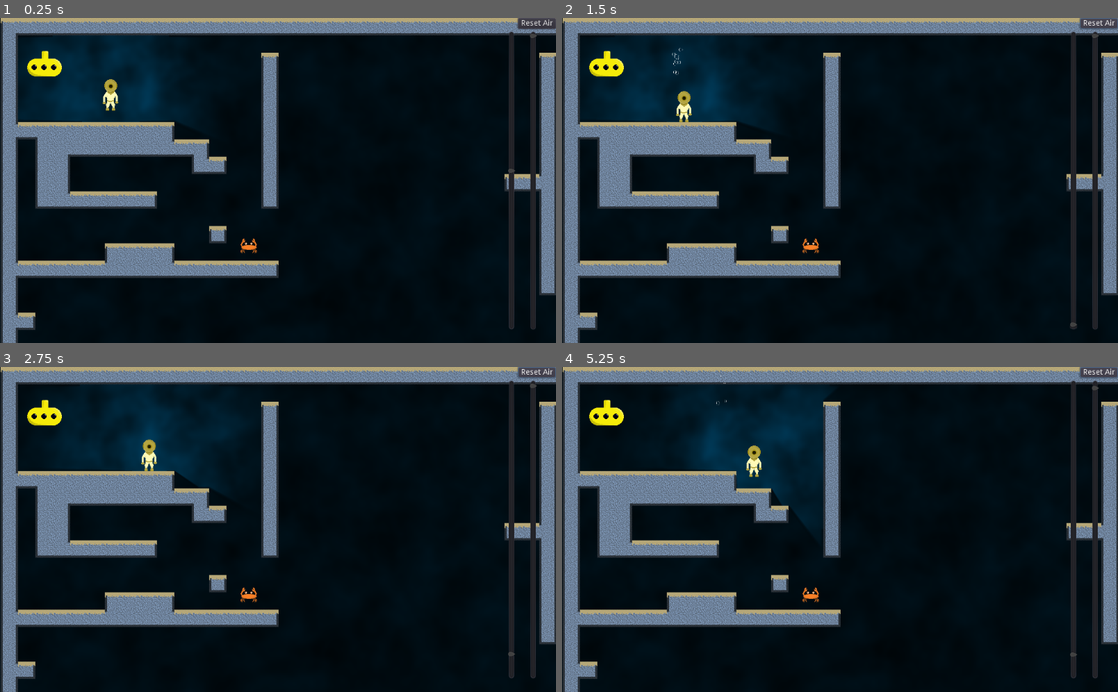
Above: before the commit, frames 1-4 (two rows, left to right).
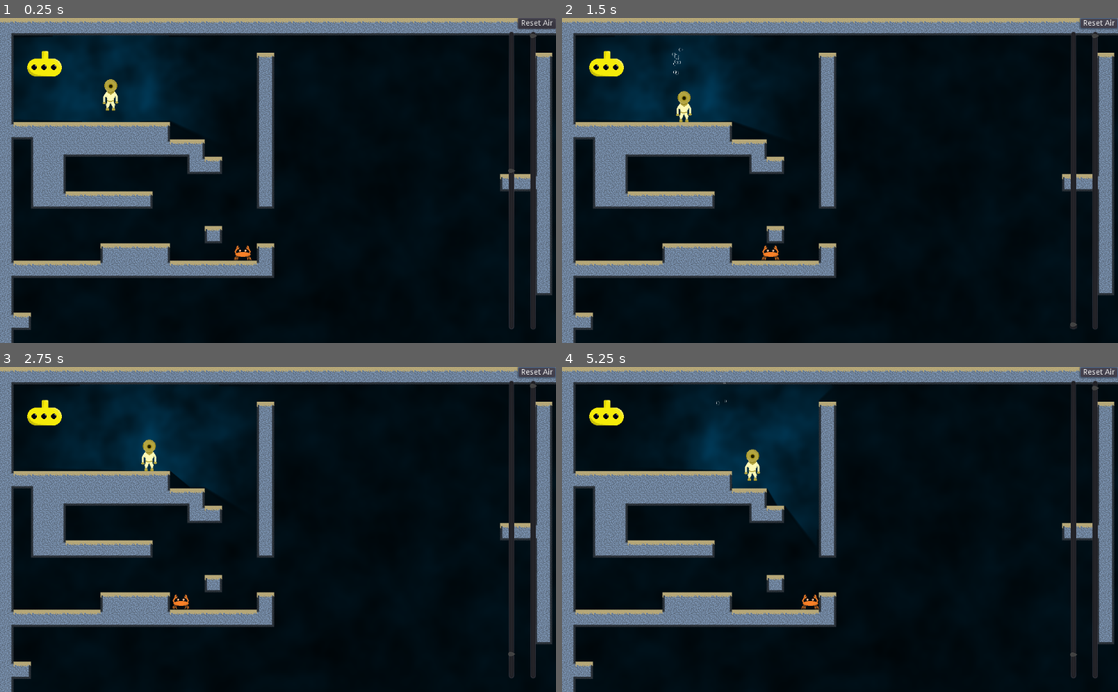
Above: after the commit, the same moments.

Repository: bengosney/diver
Game: Godot game, scene res://Main.tscn
Same seed, same stepped clock (60 frames per second), same inputs: the game is played once before the commit and once after it.
Inputs:
- Up to frame 1 (0.25 s): no input
- Up to frame 2 (1.5 s): hold Right (walk_right) 0.53-1.25 s; hold Down (buoyancy_dec) 0.53-1.25 s; click "Reset Air" at 1.25 s
- Up to frame 3 (2.75 s): hold Right (walk_right) from 2.03 s (still down); tap Up (buoyancy_inc) at 2.1 s
- Up to frame 4 (5.25 s): release Right (walk_right) at 2.78 s; hold Left (walk_left) 2.78-3.53 s; hold Down (buoyancy_dec) 2.78-3.53 s; hold Right (walk_right) 3.53-5.03 s; tap Up (buoyancy_inc) at 3.6, 5.1 s; hold Down (buoyancy_dec) 4.28-5.03 s; hold Left (walk_left) from 5.03 s (still down)

The runs differ from the first frame. In frame 1, 10% of the frame differs, in the area x 0-100%, y 0-100%; in frame 2, 10%; in frame 3, 10%; in frame 4, 10%.

Commit message:
The crab scuttles

Diff:
--- /dev/null
+++ b/Crab/Crab.gd
@@ -0,0 +1,52 @@
+extends KinematicBody2D
+
+export(int) var gravity = 800
+export(int) var buoyancy = 0
+export(int) var speed = 50
+export(float, 0, 1.0) var acceleration = 0.25
+export(float, 0, 1.0) var friction = 0.01
+
+var velocity = Vector2.ZERO
+var direction = "LEFT"
+
+
+# Called when the node enters the scene tree for the first time.
+func _ready():
+	pass  # Replace with function body.
+
+
+# Called every frame. 'delta' is the elapsed time since the previous frame.
+#func _process(delta):
+#	pass
+
+
+func turn_around():
+	if direction == "LEFT":
+		direction = "RIGHT"
+	else:
+		direction = "LEFT"
+
+
+func walk():
+	if not is_on_floor():
+		return
+
+	if is_on_wall():
+		turn_around()
+
+	var dir = 0
+	if direction == "LEFT":
+		dir -= 1
+	if direction == "RIGHT":
+		dir += 1
+
+	if dir != 0:
+		velocity.x = lerp(velocity.x, dir * speed, acceleration)
+	else:
+		velocity.x = lerp(velocity.x, 0, friction)
+
+
+func _physics_process(delta):
+	walk()
+	velocity.y += (gravity - buoyancy) * delta
+	velocity = move_and_slide(velocity, Vector2.UP)
--- a/Crab/Crab.tscn
+++ b/Crab/Crab.tscn
@@ -1,13 +1,15 @@
-[gd_scene load_steps=5 format=2]
+[gd_scene load_steps=7 format=2]
 
-[ext_resource path="res://assets/crab/crab.png" type="Texture" id=1]
+[ext_resource path="res://assets/crab/crab_2.png" type="Texture" id=1]
+[ext_resource path="res://Crab/Crab.gd" type="Script" id=2]
+[ext_resource path="res://assets/crab/crab_1.png" type="Texture" id=3]
 
 [sub_resource type="SpriteFrames" id=1]
 animations = [ {
-"frames": [ ExtResource( 1 ) ],
+"frames": [ ExtResource( 3 ), ExtResource( 1 ) ],
 "loop": true,
 "name": "default",
-"speed": 5.0
+"speed": 10.0
 } ]
 
 [sub_resource type="CapsuleShape2D" id=2]
@@ -20,9 +22,12 @@
 
 [node name="Crab" type="KinematicBody2D"]
 scale = Vector2( 0.5, 0.5 )
+script = ExtResource( 2 )
 
 [node name="AnimatedSprite" type="AnimatedSprite" parent="."]
 frames = SubResource( 1 )
+frame = 1
+playing = true
 
 [node name="CollisionShape2D" type="CollisionShape2D" parent="."]
 position = Vector2( 0, 12 )
--- a/MainLevel/MainLevel.tscn
+++ b/MainLevel/MainLevel.tscn
@@ -20,11 +20,11 @@
 script = ExtResource( 2 )
 
 [node name="MainLevel" type="TileMap" parent="."]
-position = Vector2( 1, 0 )
+position = Vector2( -7, 0 )
 tile_set = ExtResource( 1 )
 cell_size = Vector2( 32, 32 )
 format = 1
-tile_data = PoolIntArray( -131072, 1, 196612, -131071, 1, 26 …(2241 unchanged characters)… 20904, 1, 65536, 720905, 1, 196609, 720927, 1, 2, 720943, 1, 2, 786432, 1, 131077, 786433, 1, 262145, 786434, 1, 262145, 786435, 1, 262145, 786436, 1, 262145, 786437, 1, 262145, 786438, 1, 3, 786439, 1, 262144, 786440, 1, 262144, 786441, 1, 65539, 786442, 1, 262145, 786443, 1, 262145, 786444, 1, 262145, 786445, 1, 262145, 786446, 1, 262145, 786447, 1, 262148, 786463, 1, 2, 786479, 1, 2, 851968, 1, …(1221 unchanged characters)…
+tile_data = PoolIntArray( -131072, 1, 196612, -131071, 1, 26 …(2241 unchanged characters)… 20904, 1, 65536, 720905, 1, 196609, 720911, 1, 65540, 720927, 1, 2, 720943, 1, 2, 786432, 1, 131077, 786433, 1, 262145, 786434, 1, 262145, 786435, 1, 262145, 786436, 1, 262145, 786437, 1, 262145, 786438, 1, 3, 786439, 1, 262144, 786440, 1, 262144, 786441, 1, 65539, 786442, 1, 262145, 786443, 1, 262145, 786444, 1, 262145, 786445, 1, 262145, 786446, 1, 262145, 786447, 1, 196613, 786463, 1, 2, 786479, 1, 2, 851968, 1, …(1221 unchanged characters)…
 
 [node name="ParallaxBackground" type="ParallaxBackground" parent="."]
 follow_viewport_enable = true
@@ -61,4 +61,4 @@
 position = Vector2( 82, 16 )
 
 [node name="Crab" parent="." instance=ExtResource( 4 )]
-position = Vector2( 458, 357 )
+position = Vector2( 451, 364 )
Binary file added: assets/crab/crab_1.png
Not shown, added: assets/crab/crab_1.png.import
Binary file added: assets/crab/crab_2.png
Not shown, added: assets/crab/crab_2.png.import
Not shown, changed: assets/crab/crab.pxo
